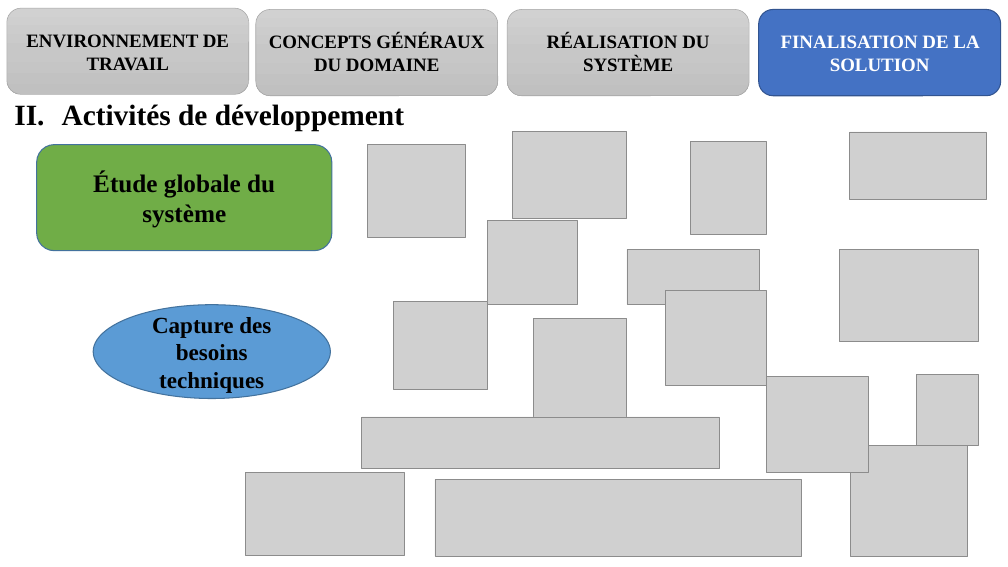
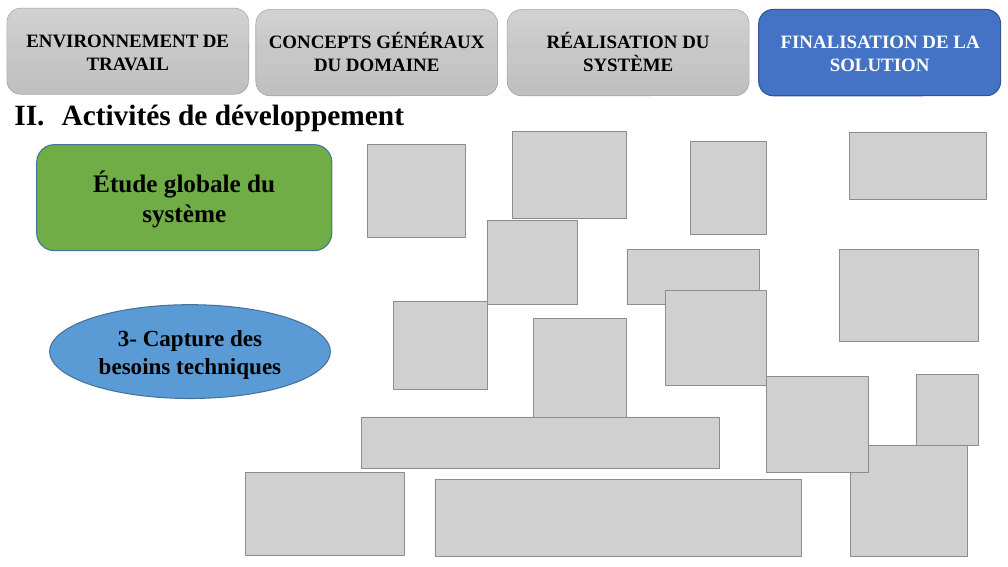
Before and after one commit to melaken/distdocs, a slide deck: slide 18 of Documents/theme/diapo.pptx. Drawn at 1008x567 pixels with LibreOffice and Linux fonts; fonts in the diff are those of the drawing; grey boxes stand for pictures. Boxes give left, top, right and bottom in pixels: in the first picture for what was removed or moved away, otherwise in the second. Text is boxed around its words. In the diff, an @@ line names an element or a change of style, - is before the commit and + after.

```diff
--- a/Documents/theme/diapo.pptx
+++ b/Documents/theme/diapo.pptx
@@ ellipse "3- Capture des besoins techniques": place and size @@
-ellipse "3- Capture des besoins techniques" at bbox=[93, 305, 330, 399]
+ellipse "3- Capture des besoins techniques" at bbox=[50, 305, 330, 399]
@@ text in ellipse at bbox=[99, 330, 281, 379]: text changed @@
-Capture des besoins techniques
+3- Capture des besoins techniques
```
Also in this commit, not shown: 12 other slides changed, 35 other files.
